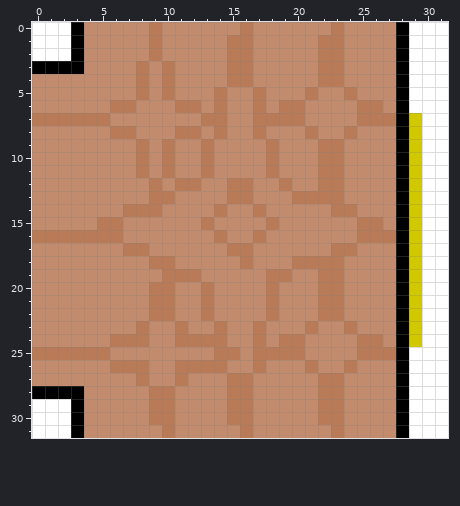
Two states of a pixel-art sprite, Assets/Sprites/Wall_Museum_Tri_Right.png. The picture above was drawn from the file before the commit.
The file is 32x32 pixels.
After the commit:
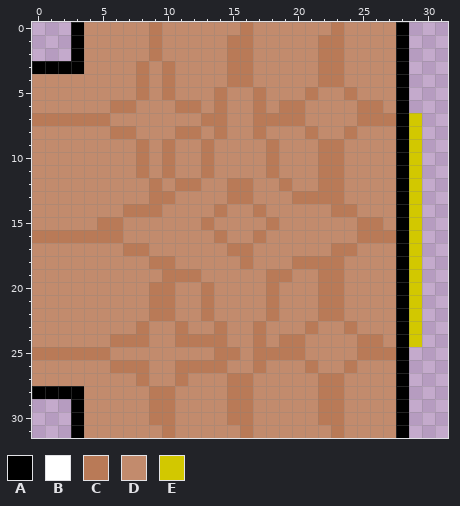
Palette (. is transparent): A #000000  B #ffffff  C #b97a57  D #c28b6d  E #d2c800
Diff:
y 0..2: x 0..2 BBB -> ...; x 29..31 BBB -> ...
y 3..6: x 29..31 BBB -> ...
y 7..24: x 30..31 BB -> ..
y 25..28: x 29..31 BBB -> ...
y 29..31: x 0..2 BBB -> ...; x 29..31 BBB -> ...
Where, in picture pixels (left, top, right, bottom), the same in both pictures:
erased: (32, 22, 71, 61)
erased: (409, 22, 448, 438)
erased: (32, 399, 71, 438)
